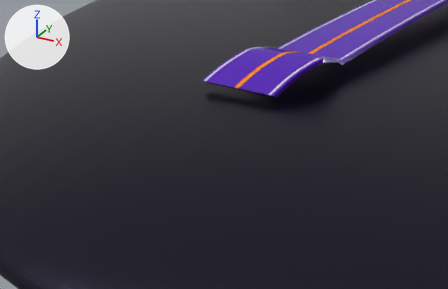
Two versions of the glTF model public/model/banner.gltf, one commit apart.
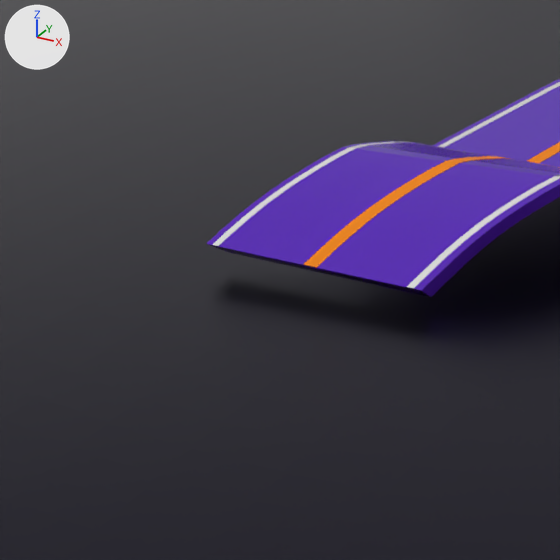
Each version appears first from a 50 mm lens placed at (2.403, -17.252, 2.816), pointed at (-0.528, -11.924, 0.152), and next in a close-up on the part from 30% to 71% of the width and 0% to 64% of the height. Every picture has the same lights, and +X, +Y and +Z are marked at upper left. Where no turn or scale is listed for an object, it has been applied to the vertices.

Names of what the first close-up shows: '公路', '地面', '白线', '黄线'.
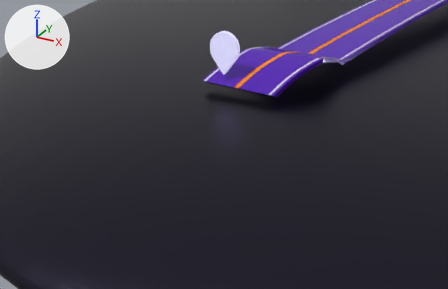
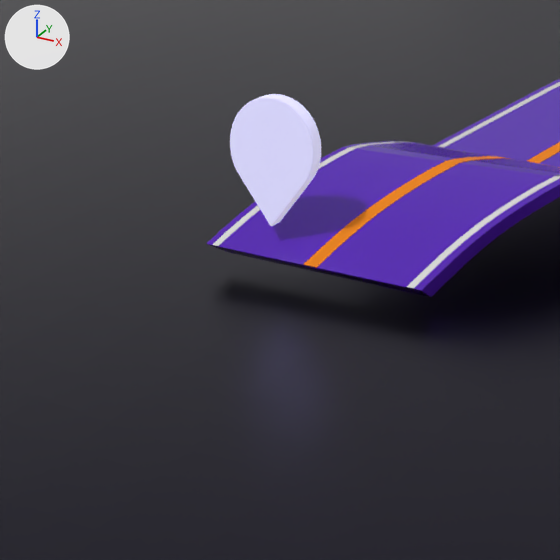
Boxes (x1, y1, x2, y2) around the edits, measured in the close-ups (560 x 560 px):
'水滴', added: after (230, 94, 321, 226)

The change in detail:
Material '水滴饼材质' (mat_水滴饼材质) is new.
Its base color is (0.75, 0.729, 1.0) (white #e1deff).
Its metallic is 1.0.
Its roughness is 1.0.
Its emission strength is 0.35.
Mesh me_水滴网格 is new.
It has 280 vertices, 556 faces and spans x -0.168..0.168, y -0.032..0.032, z -0.303..0.163.
It uses material mat_水滴饼材质 (white #e1deff).
Object '水滴' (ob_水滴) is new; it shows me_水滴网格.
Its location is (-0.71, -11.578, 1.115).
